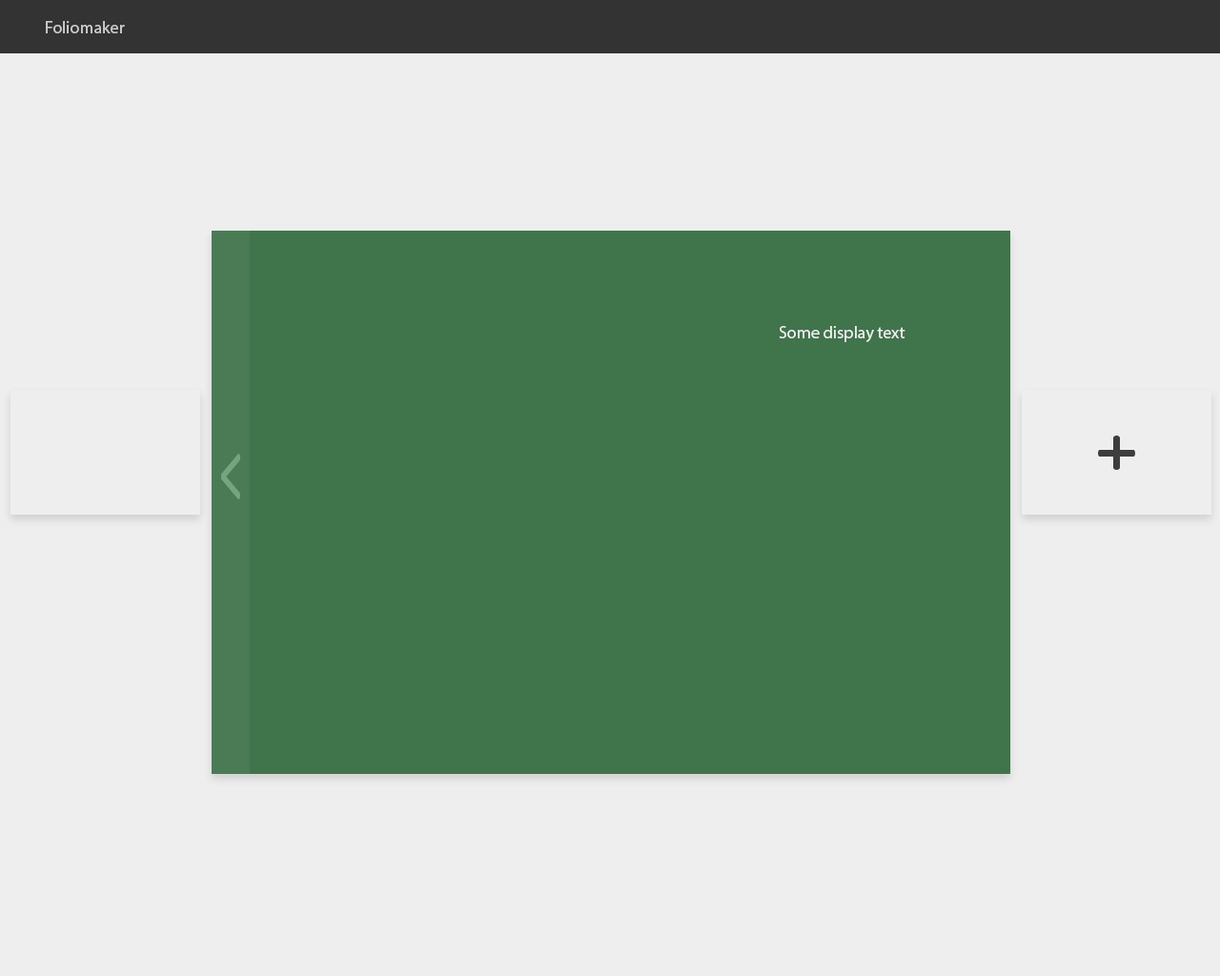
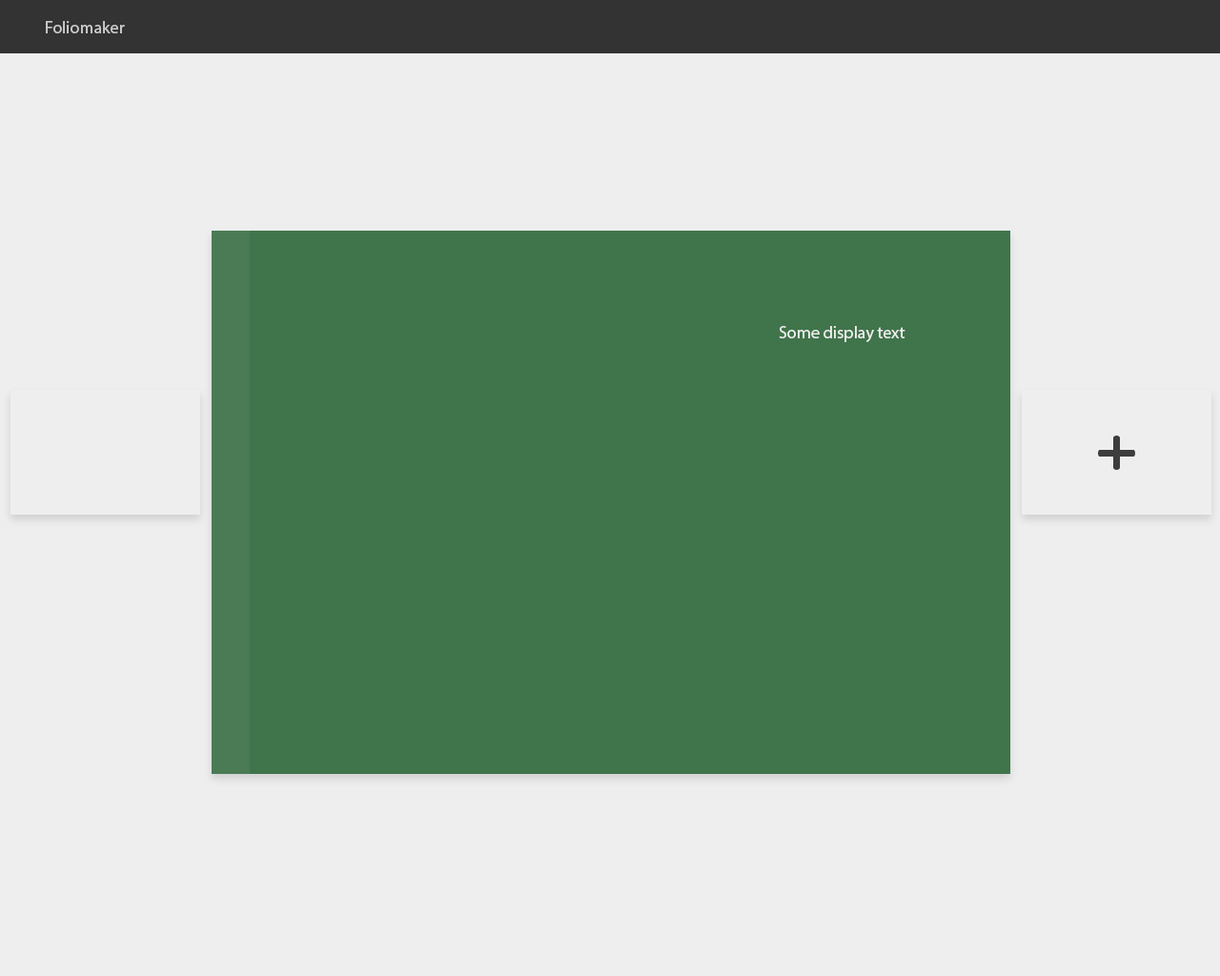
Before/after of a (1220, 976) layered artwork. What changed in the layer stack:
removed layer "Rounded Rectangle 3 copy" over [221, 472, 241, 500]
removed layer "Rounded Rectangle 3" over [221, 453, 241, 481]
